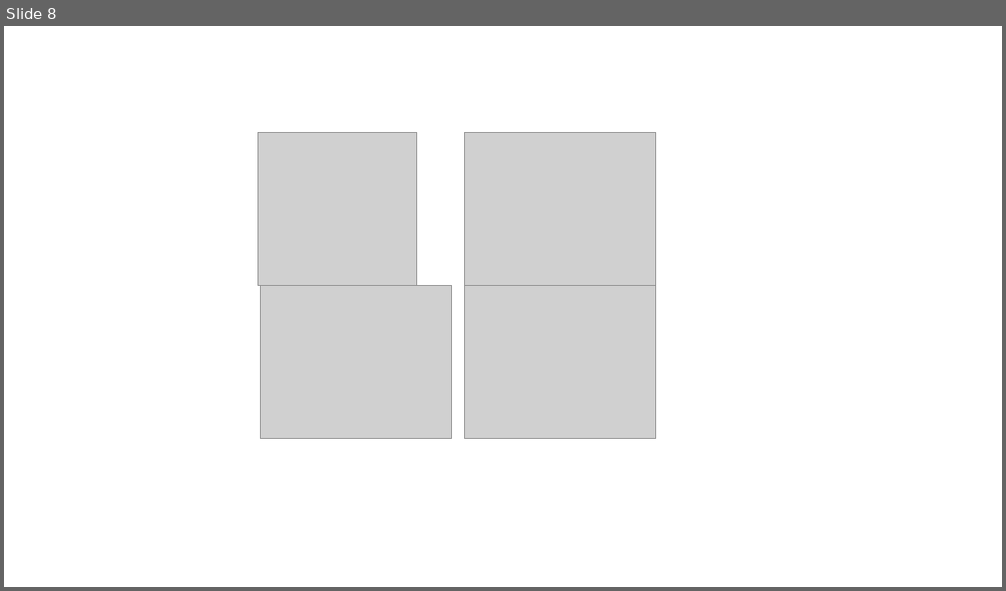
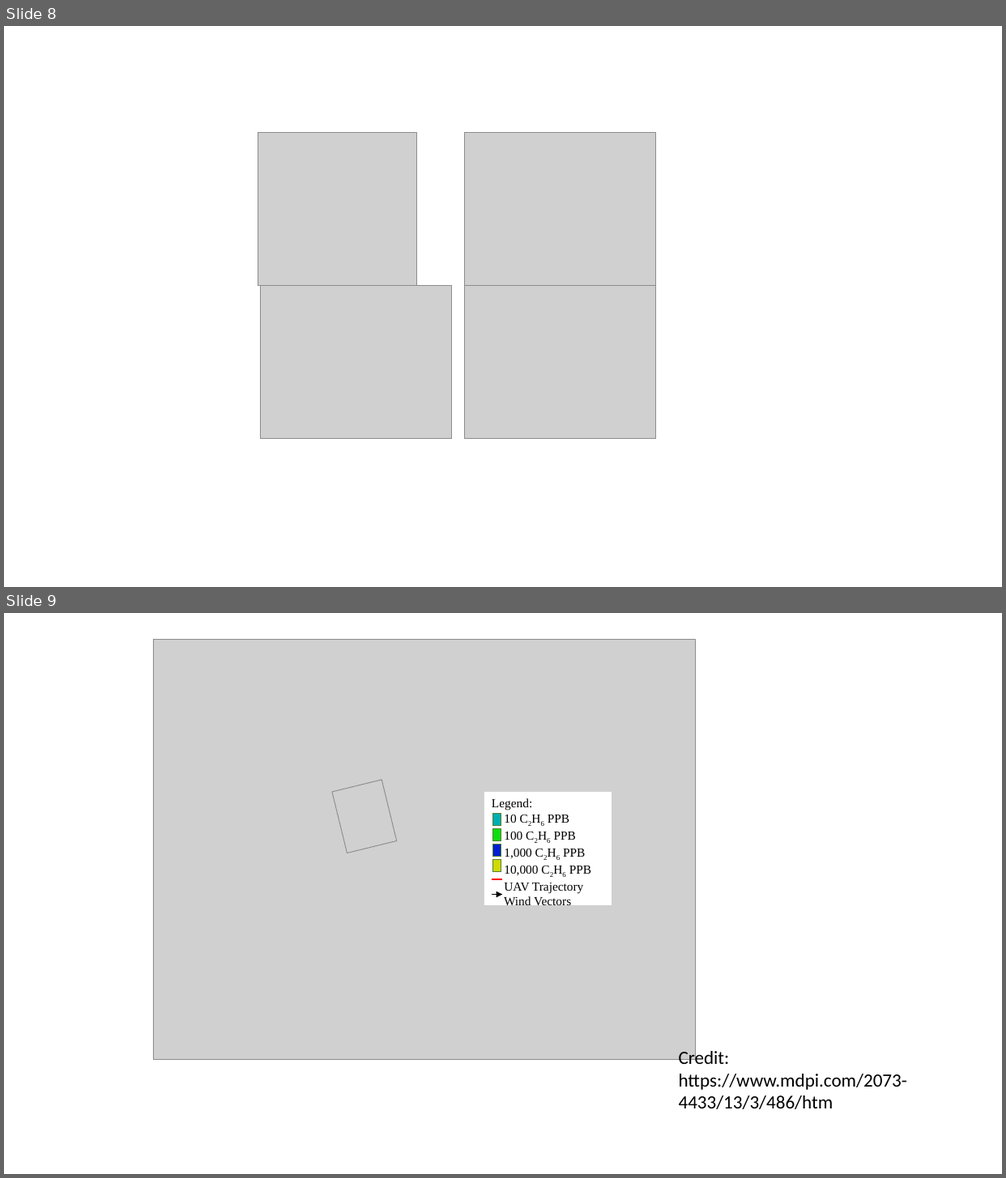
Before and after one commit to UKY-IRA/pytorch-soft-actor-critic, a slide deck: preliminary_results/figures/figures.pptx. Shown one above the other, each under a label of ours: slide 8 before the commit, slides 8 and 9 after it. The pictures are 1006x591 and 1006x1178 pixels, drawn with LibreOffice and Linux fonts; fonts in the diff are those of the drawing; grey boxes stand for pictures. Boxes give left, top, right and bottom in pixels: in the first picture for what was removed or moved away, otherwise in the second. Text is boxed around its words. In the diff, an @@ line names an element or a change of style, - is before the commit and + after.

```diff
--- a/preliminary_results/figures/figures.pptx
+++ b/preliminary_results/figures/figures.pptx
@@ slide 9 added at [4, 613, 1002, 1174], background #FFFFFF @@
@@ picture added at [153, 639, 695, 1060] @@
@@ picture added at [332, 780, 396, 854] @@
@@ group added at [484, 792, 612, 905]: 5 rectangles, 1 line, 1 arrow @@
+Legend:
+10 C2H6 PPB
+100 C2H6 PPB
+1,000 C2H6 PPB
+10,000 C2H6 PPB
+UAV Trajectory
+Wind Vectors
@@ text added at [679, 1048, 907, 1110], 18 pt, text #000000 @@
+Credit: https://www.mdpi.com/2073-4433/13/3/486/htm
```
Also in this commit, not shown: 2 slides changed, 1 other slide added, 1 slide removed, 31 other files.
